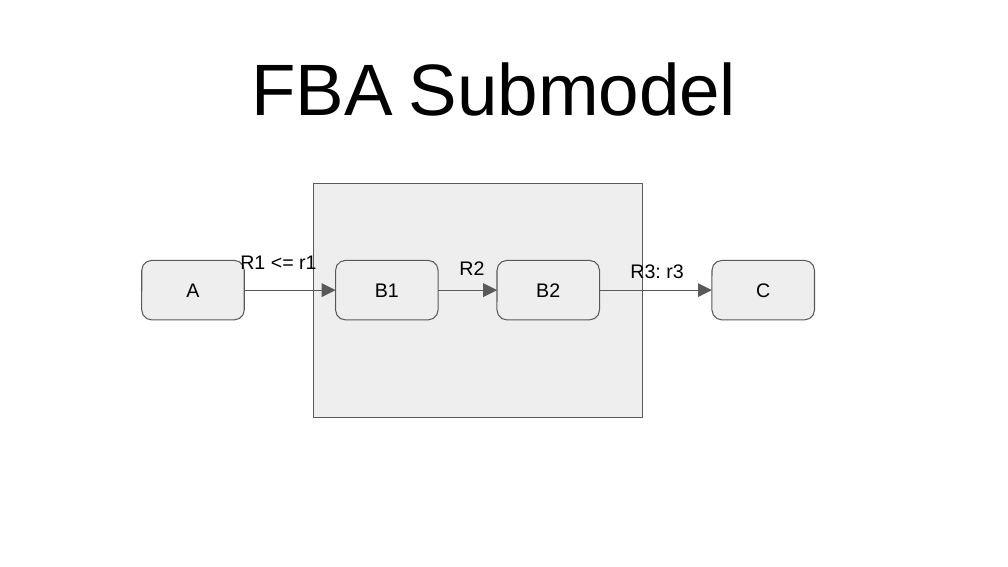
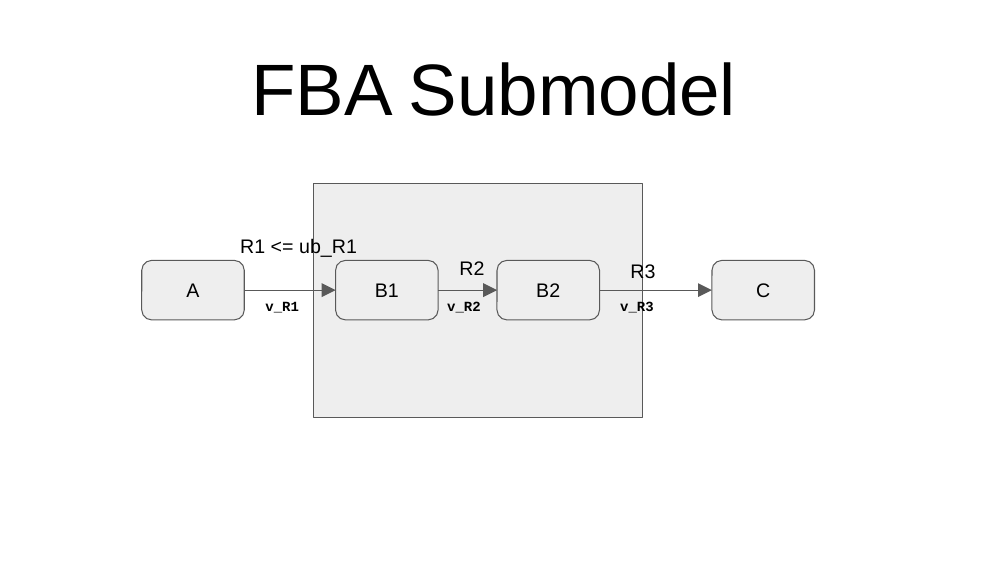
Before and after one commit to dagwa/wholecell-metabolism, a slide deck: slide 2 of mkoenig/python/metabolism/toymodel/Integrated Toy Model.pptx (slide 1 before the commit). Drawn at 1008x567 pixels with LibreOffice and Linux fonts; fonts in the diff are those of the drawing. Boxes give left, top, right and bottom in pixels: in the first picture for what was removed or moved away, otherwise in the second. Text is boxed around its words. In the diff, an @@ line names an element or a change of style, - is before the commit and + after.

```diff
--- a/mkoenig/python/metabolism/toymodel/Integrated Toy Model.pptx
+++ b/mkoenig/python/metabolism/toymodel/Integrated Toy Model.pptx
@@ text at box(240, 237, 357, 257): text changed @@
-R1 <= r1
+R1 <= ub_R1
@@ text at box(630, 263, 655, 283): text changed @@
-R3: r3
+R3
@@ text added at box(265, 301, 298, 313), 10 pt, text #000000, bold @@
+v_R1
@@ text added at box(447, 301, 480, 313), 10 pt, text #000000, bold @@
+v_R2
@@ text added at box(620, 301, 653, 316), 10 pt, text #000000, bold @@
+v_R3
```
Also in this commit, not shown: 2 other slides changed, 1 slide added, 1 slide removed, 2 other files.
